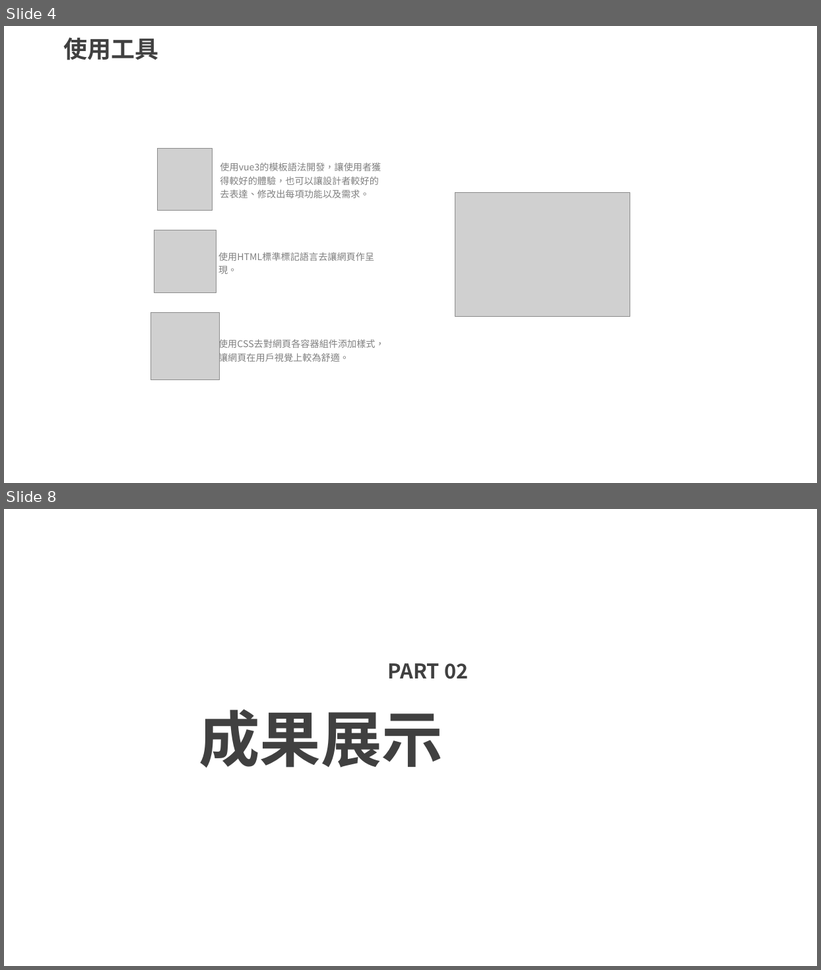
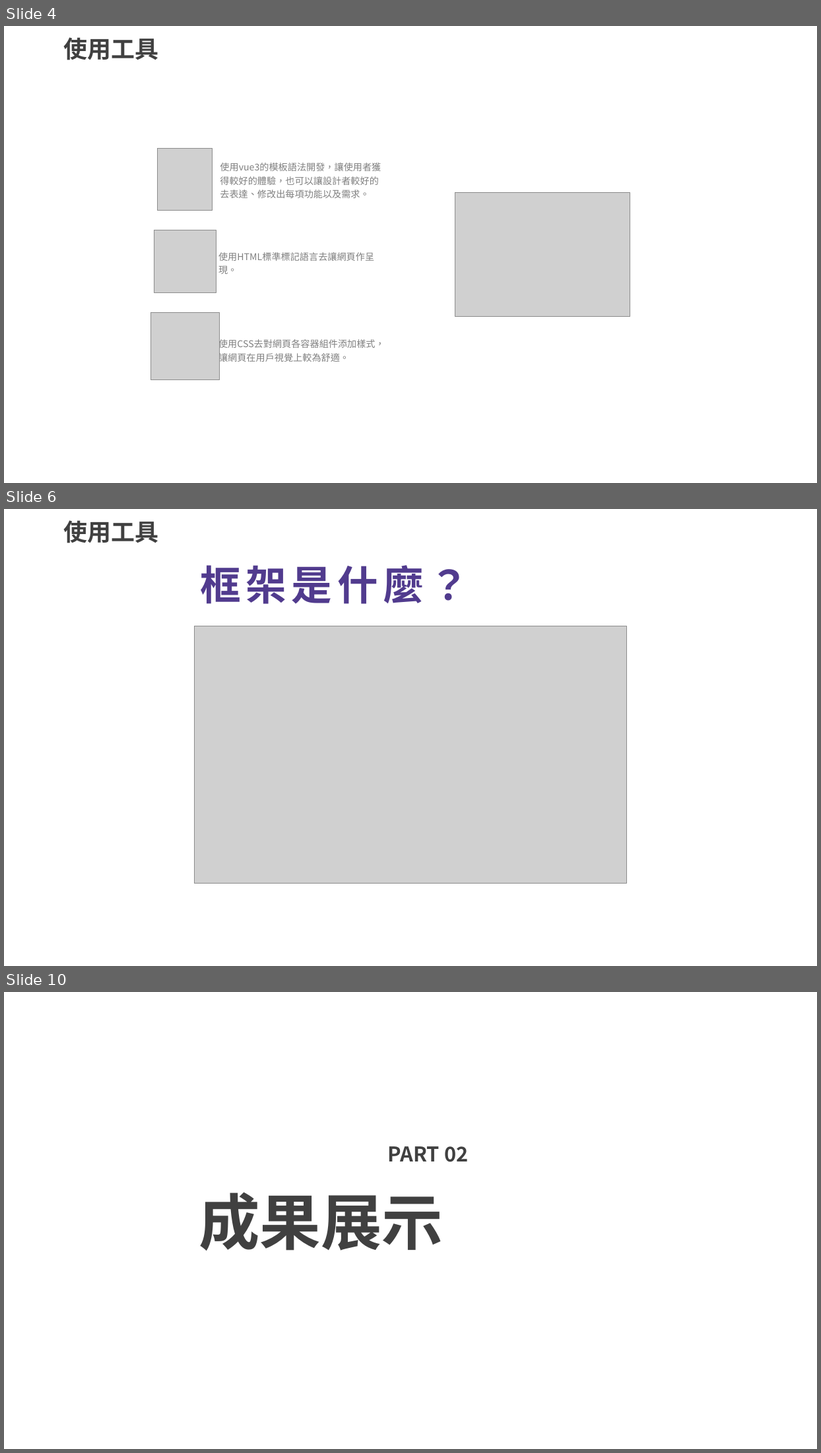
Before and after one commit to Hightwo1028/my_midproject, a slide deck: mid_Project.pptx. Shown one above the other, each under a label of ours: slides 4 and 8 before the commit, slides 4, 6 and 10 after it; the slides between them are not shown. The pictures are 821x970 and 821x1453 pixels, drawn with LibreOffice and Linux fonts; fonts in the diff are those of the drawing; grey boxes stand for pictures; background and template pictures are left out. Boxes give left, top, right and bottom in pixels: in the first picture for what was removed or moved away, otherwise in the second. Text is boxed around its words. In the diff, an @@ line names an element or a change of style, - is before the commit and + after.

```diff
--- a/mid_Project.pptx
+++ b/mid_Project.pptx
@@ slide 6 added at <box>4,509,817,966</box>, background #FFFFFF @@
@@ text added at <box>63,520,158,543</box>, 28 pt, text #404040, bold @@
+使用工具
@@ text added at <box>200,565,469,604</box>, 48 pt, text #513B8E, bold @@
+框架是什麼？
@@ picture added at <box>194,626,627,884</box> @@
@@ what was slide 8 is now slide 10 @@
```
Also in this commit, not shown: 3 slides changed, 1 other slide added.
